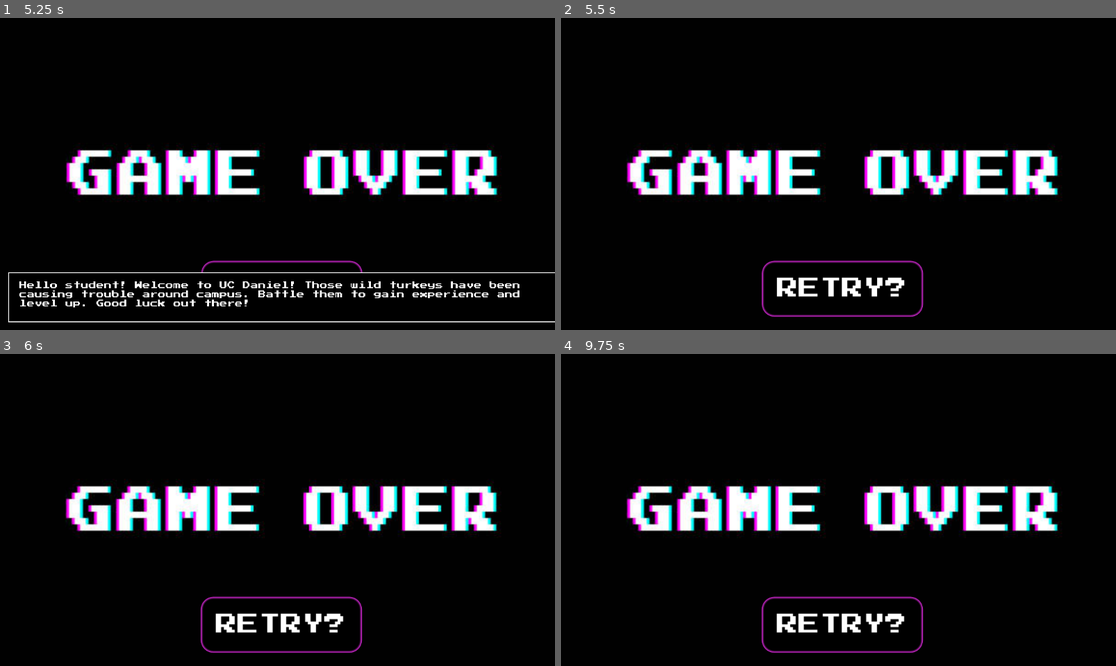
Above: before the commit, frames 1-4 (two rows, left to right).
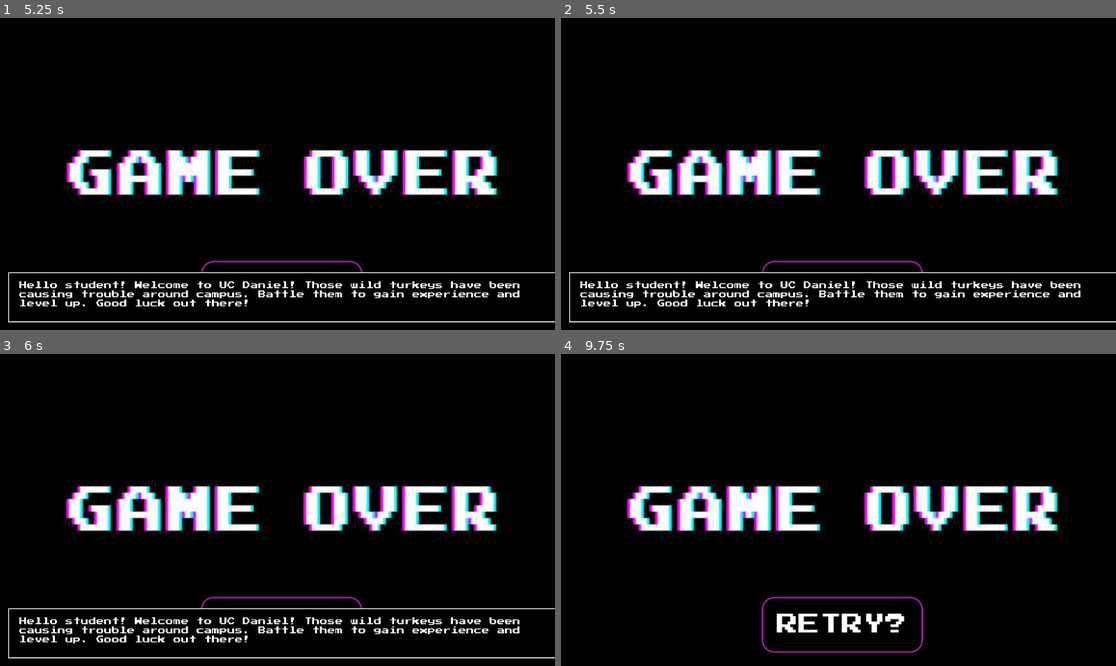
Above: after the commit, the same moments.

Repository: DrewCoding/179-Final-Project
Game: Godot game, scene res://Scenes/new_map_test.tscn
Same seed, same stepped clock (60 frames per second), same inputs: the game is played once before the commit and once after it.
Inputs:
- Up to frame 1 (5.25 s): click "Start Game" at 0.5 s; hold D (right) 1.28-2.03 s; tap G (shop) at 1.35, 1.52, 1.82, 2.27, 2.3, 2.57, 3.05 s; hold S (down) 2.03-2.78 s; tap Space (Level Up) at 2.1 s; hold D (right) 2.78-3.5 s; hold 0 2.78-3.5 s; click "RETRY?" at 3.5 s; click "RETRY?" at 4.25 s; click "RETRY?" at 5 s
- Up to frame 2 (5.5 s): no input
- Up to frame 3 (6 s): hold W (up) from 5.78 s (still down); tap G (shop) at 5.85 s
- Up to frame 4 (9.75 s): tap G (shop) at 6.02, 6.32, 6.77, 6.8, 7.07, 7.52, 7.55, 7.82, 8.1, 9.02, 9.05, 9.32 s; tap Enter at 6.5, 8, 9.5 s; release W (up) at 6.53 s; hold A (left) 6.53-8.03 s; tap Space (Level Up) at 6.6, 7.25, 8.75, 8.85 s; tap 0 at 7.35 s; hold S (down) 8.03-8.78 s; hold D (right) 8.78-9.53 s; hold W (up) from 9.53 s (still down); hold 0 from 9.53 s (still down)

Frame 1 is identical in both runs. In frame 2, 3.7% of the frame differs, in the area x 1-100%, y 81-98%; in frame 3, 3.7%; in frame 4, nothing differs.

Commit message:
Preparation for squirrelbattle

Diff:
--- a/aggiemon/Scenes/enemy.tscn
+++ b/aggiemon/Scenes/enemy.tscn
@@ -56,6 +56,7 @@
 
 [sub_resource type="Animation" id="Animation_6t5aa"]
 resource_name = "Walk_X"
+length = 0.75
 loop_mode = 1
 step = 0.25
 tracks/0/type = "value"
@@ -65,10 +66,10 @@
 tracks/0/interp = 0
 tracks/0/loop_wrap = true
 tracks/0/keys = {
-"times": PackedFloat32Array(0, 0.25, 0.5, 0.75),
-"transitions": PackedFloat32Array(1, 1, 1, 1),
+"times": PackedFloat32Array(0, 0.25, 0.5),
+"transitions": PackedFloat32Array(1, 1, 1),
 "update": 0,
-"values": [Rect2(0.944, 94.23, 25.161, 27.053), Rect2(32.944, 94.23, 25.161, 27.053), Rect2(64.944, 94.23, 25.161, 27.053), Rect2(96.944, 94.23, 25.161, 27.053)]
+"values": [Rect2(45, 0, 340, 415), Rect2(500, 0, 340, 415), Rect2(45, 0, 340, 415)]
 }
 
 [sub_resource type="Animation" id="Animation_fkybt"]
--- a/aggiemon/Scripts/textbox_layer.gd
+++ b/aggiemon/Scripts/textbox_layer.gd
@@ -25,5 +25,7 @@
 			text_sfx.stop()
 		text_sfx.play()
 
-	await get_tree().create_timer(4.0).timeout
+	# Calculate display time based on text length (roughly 0.05 seconds per character, minimum 4 seconds)
+	var display_time = max(4.0, text.length() * 0.05)
+	await get_tree().create_timer(display_time).timeout
 	hide_textbox()
Binary file added: aggiemon/Assets/sprites/Squirrelframe0000.png
Not shown, added: aggiemon/Assets/sprites/Squirrelframe0000.png.import
Binary file added: aggiemon/Assets/sprites/Squirrelframe0001.png
Not shown, added: aggiemon/Assets/sprites/Squirrelframe0001.png.import
Binary file added: aggiemon/Assets/sprites/idle0000.png
Not shown, added: aggiemon/Assets/sprites/idle0000.png.import
Binary file added: aggiemon/Assets/sprites/idle0001.png
Not shown, added: aggiemon/Assets/sprites/idle0001.png.import
Not shown: 1 places in aggiemon/Scenes/enemy.tscn that only renumber resources
